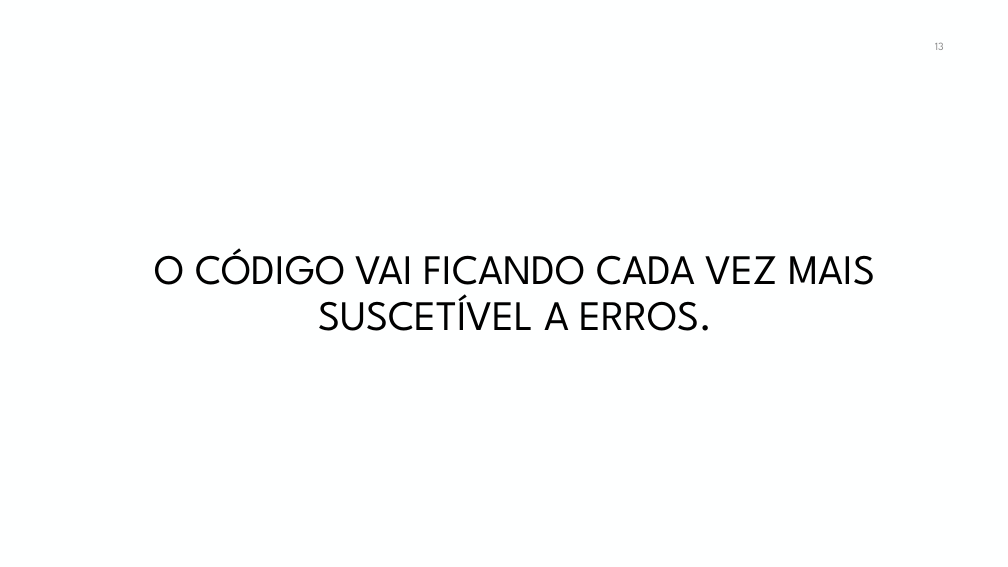
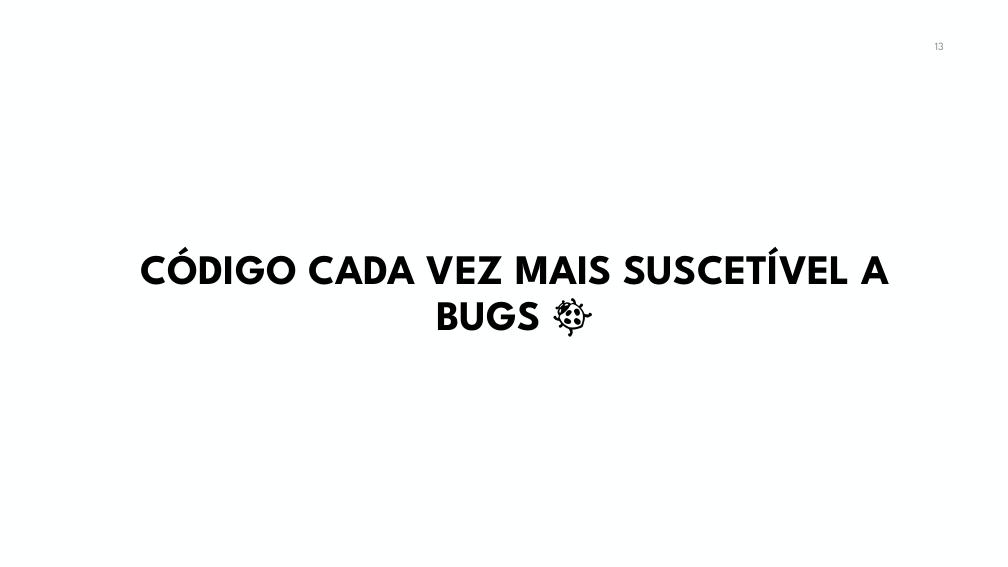
Before and after one commit to manoelcampos/curso-programacao-funcional-java, a slide deck: slide 13 of programacao-funcional-java8.pptx. Drawn at 1008x567 pixels with LibreOffice and Linux fonts; fonts in the diff are those of the drawing; background and template pictures are left out. Boxes give left, top, right and bottom in pixels: in the first picture for what was removed or moved away, otherwise in the second. Text is boxed around its words. In the diff, an @@ line names an element or a change of style, - is before the commit and + after.

```diff
--- a/programacao-funcional-java8.pptx
+++ b/programacao-funcional-java8.pptx
@@ title at (141,247,889,331): text changed; bold on @@
-O CÓDIGO VAI FICANDO CADA VEZ MAIS SUSCETÍVEL A ERROS.
+CÓDIGO CADA VEZ MAIS SUSCETÍVEL A BUGS 🐞
```
Also in this commit, not shown: 17 other slides changed.
